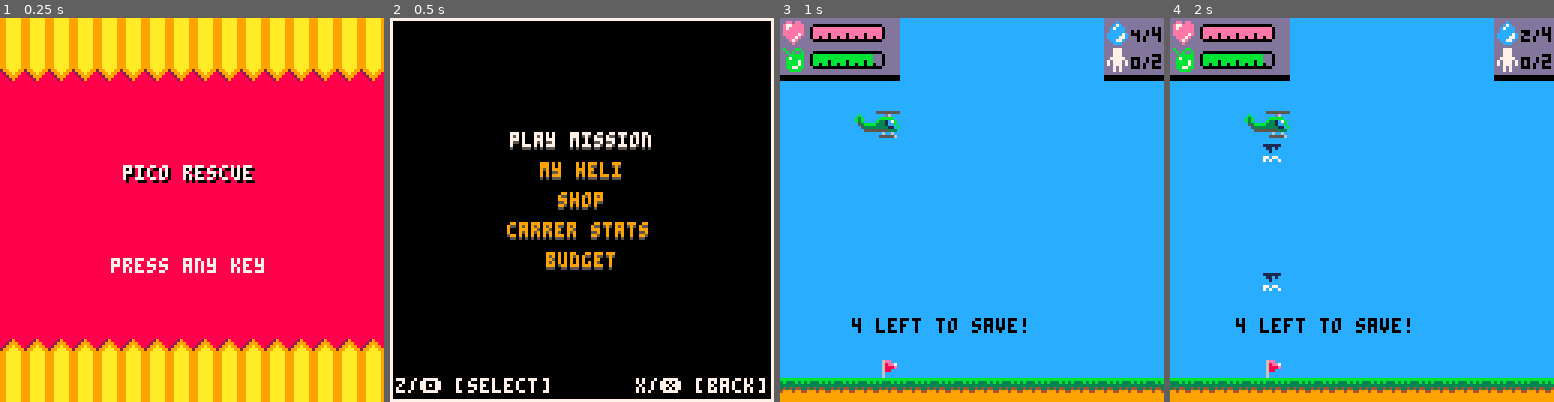
Above: before the commit, frames 1-4 (left to right).
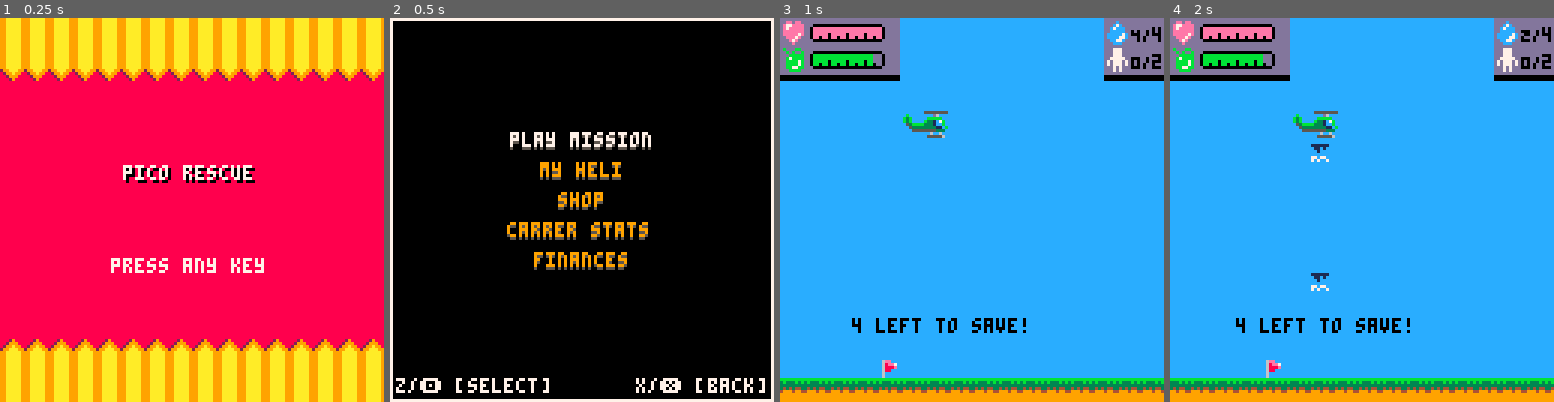
Above: after the commit, the same moments.

Repository: NinetiesPaul/PicoRescue
Game: PICO-8 cartridge picorescue.p8
Same seed, same stepped clock (60 frames per second), same inputs: the game is played once before the commit and once after it.
Inputs:
- Up to frame 1 (0.25 s): no input
- Up to frame 2 (0.5 s): tap X (X key) at 0.33 s
- Up to frame 3 (1 s): tap O (Z key) at 0.7 s
- Up to frame 4 (2 s): tap X (X key) at 1.07, 1.85 s; hold Right from 1.6 s (still down); tap O (Z key) at 1.7 s

Frame 1 is identical in both runs. In frame 2, 0.4% of the frame differs, in the area x 37-62%, y 60-66%; in frame 3, 0.9%; in frame 4, 1.3%, in the area x 19-44%, y 24-72%.

Commit message:
changed player spr position; improved block btns after screen change logic

Diff:
--- a/picorescue.p8
+++ b/picorescue.p8
@@ -7,7 +7,7 @@
 	starting_x = 0
 	drop_off_x = 32
 	player_strt_y = 32
-	player_strt_x = drop_off_x
+	player_strt_x = drop_off_x + 16
 	max_world_x = 0
 
 	player = {
@@ -45,7 +45,7 @@
 		["ry1"] = 0,
 		["rx2"] = 0,
 		["ry2"] = 0,
-		["budget"] = 15,
+		["finance"] = 15,
 	}
 
 	--[[
@@ -107,6 +107,8 @@
 	mission_fire_put_out = 0
 
 	block_btns = false
+	block_btns_counter = 0
+
 	counter = 0
 	mm_option = 1
 	shop_option = 1
@@ -155,8 +157,8 @@
 		print("shop",56,58,mm_opt3_c)
 		print("carrer stats",39,69,5)
 		print("carrer stats",39,68,mm_opt4_c)
-		print("budget",52,79,5)
-		print("budget",52,78,mm_opt5_c)
+		print("finances",48,79,5)
+		print("finances",48,78,mm_opt5_c)
 	end
 
 	if curr_screen == 7 then -- stats
@@ -322,6 +324,11 @@
 		print("shop",6,29,5)
 		print("shop",5,28,7)
 
+		print("cash:$",84,29,5)
+		print("cash:$",83,28,7)
+		print(player.finance,113,29,5)
+		print(player.finance,112,28,7)
+
 		print("health",15,48,7)
 		print("fuel",15,58,7)
 
@@ -360,10 +367,6 @@
 	end
 
 	if curr_screen == 5 then -- game over
-		if counter % 150 == 0 then
-			block_btns = false
-		end
-
 		if not block_btns then
 			if
 				btnp(1) or btnp(2) or
@@ -387,10 +390,8 @@
 			if (mm_option == 1) curr_screen = 2 mission_civ_saved = 0 mission_fire_put_out = 0 difficulty = rnd({"easy","normal","hard"})
 			if (mm_option == 4) curr_screen = 7
 			if (mm_option == 2) curr_screen = 8
-			if (mm_option == 3) curr_screen = 10
-		end
-
-		block_btns = false
+			if (mm_option == 3) curr_screen = 10 block_btns = true
+		end
 	end
 
 	if curr_screen == 7 then -- stats
@@ -418,16 +419,16 @@
 		if (shop_option > 2) shop_option = 1
 		if (shop_option < 1) shop_option = 2
 
-		if btnp(4) then
-			if shop_option == 1 then
-				player.rotor_health += 1
-				player.budget -= 1
+		if btnp(4) and not block_btns then
+
+			if shop_option == 1 and player.rotor_health < player.max_rotor_health then
+				player.rotor_health = flr(player.rotor_health) + 1
+				player.finance -= 1
 				if (player.rotor_health > player.max_rotor_health) player.rotor_health = player.max_rotor_health
 			end
-			if shop_option == 2 then
-				player.rotor_fuel = flr(player.rotor_fuel)
-				player.rotor_fuel += 1
-				player.budget -= 1
+			if shop_option == 2 and player.rotor_fuel < player.max_rotor_fuel then
+				player.rotor_fuel = flr(player.rotor_fuel) + 1
+				player.finance -= 1
 				if (player.rotor_fuel > player.max_rotor_fuel) player.rotor_fuel = player.max_rotor_fuel
 			end
 		end
@@ -509,10 +510,16 @@
 			player.ladder = 0
 
 			music(-1)
-			curr_screen = 9
 			prop_sound = false
 			block_btns = true
-		end
+			curr_screen = 9
+		end
+	end
+
+	if block_btns then
+		block_btns_counter += 1
+		unblock_after = (curr_screen == 5) and 150 or 5
+		if (block_btns_counter % unblock_after == 0) block_btns = false
 	end
 end
 -->8
